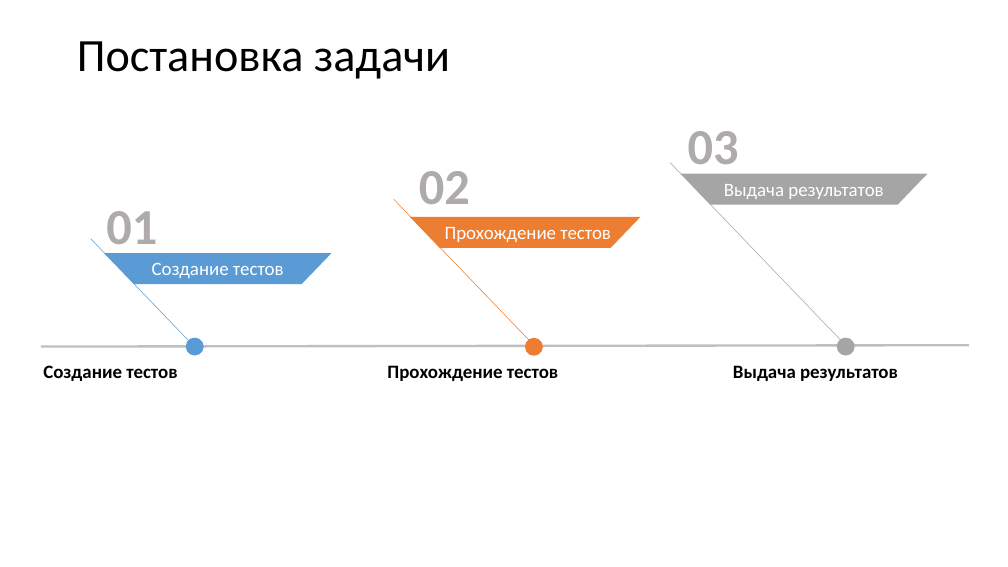
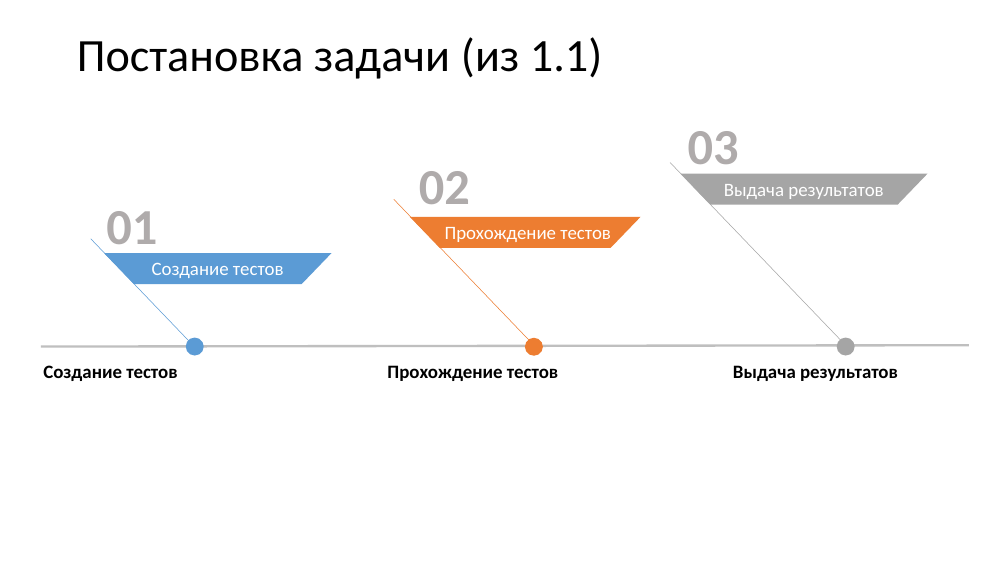
Before and after one commit to Art-Fedorov/diplom.local, a slide deck: slide 2 of Диплом/ДИПЛОМ.pptx. Drawn at 1008x567 pixels with LibreOffice and Linux fonts; fonts in the diff are those of the drawing. Boxes give left, top, right and bottom in pixels: in the first picture for what was removed or moved away, otherwise in the second. Text is boxed around its words. In the diff, an @@ line names an element or a change of style, - is before the commit and + after.

```diff
--- a/Диплом/ДИПЛОМ.pptx
+++ b/Диплом/ДИПЛОМ.pptx
@@ title at (77, 37, 602, 79): text changed @@
-Постановка задачи
+Постановка задачи (из 1.1)
```
Also in this commit, not shown: 1 other slide changed, 1 slide added, 1 slide removed.
